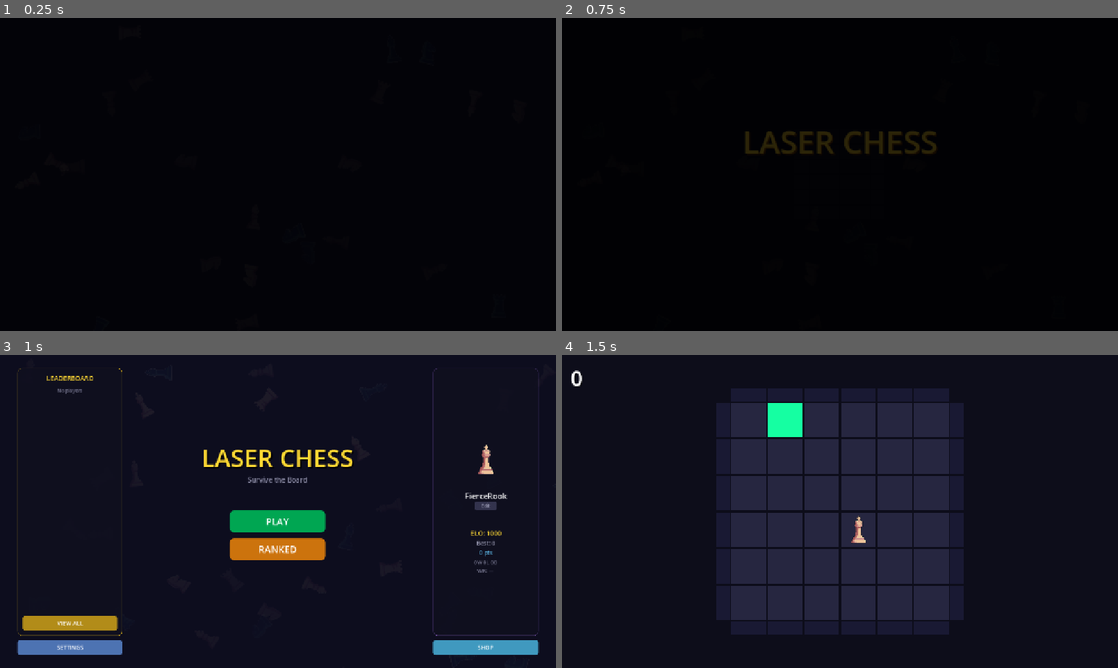
Above: before the commit, frames 1-4 (two rows, left to right).
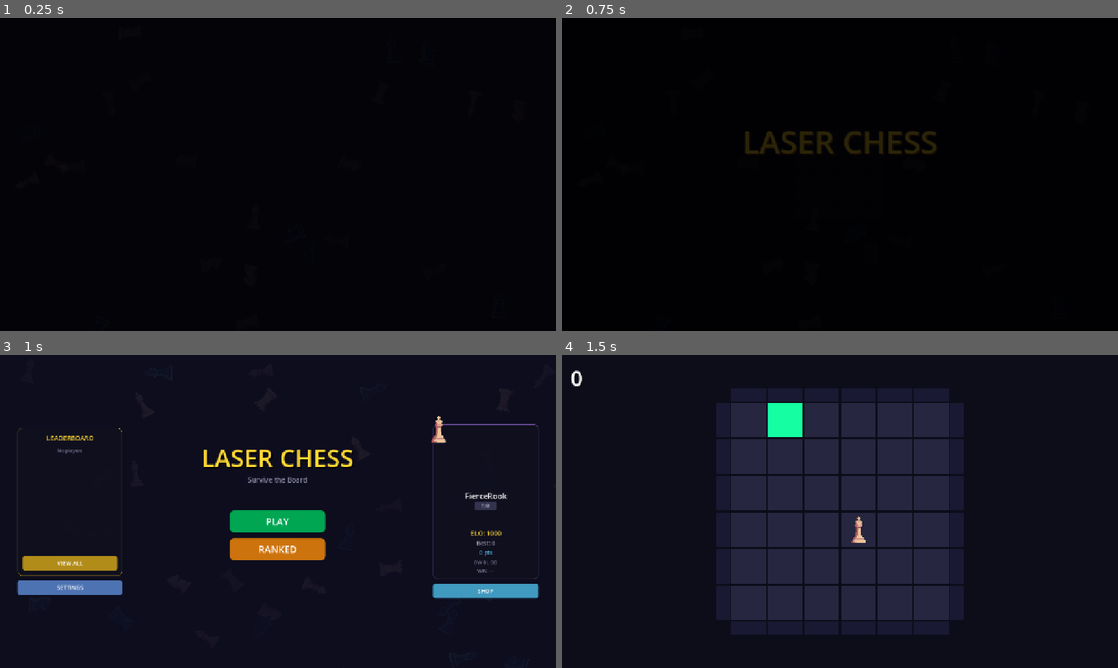
Above: after the commit, the same moments.

Repository: christophrrrrr/LaserChess
Game: Godot game, scene res://scenes/intro.tscn
Same seed, same stepped clock (60 frames per second), same inputs: the game is played once before the commit and once after it.
Inputs (mouse positions are in pixels of both pictures, inside the frame that each line leads up to):
- Up to frame 1 (0.25 s): no input
- Up to frame 2 (0.75 s): tap Enter at 0.5 s; move the mouse to (962, 158) at 0.52 s; hold D (move_right) from 0.53 s (still down); tap E at 0.6 s; click (962, 158) at 0.67 s
- Up to frame 3 (1 s): keep holding D (move_right)
- Up to frame 4 (1.5 s): release D (move_right) at 1.25 s; click "PLAY" at 1.25 s

Frames 1-2 are identical in both runs. In frame 3, 6.2% of the frame differs, in the area x 3-97%, y 4-96%; in frame 4, nothing differs.

Commit message:
test ranked match elo

Diff:
--- a/scripts/main_menu.gd
+++ b/scripts/main_menu.gd
@@ -30,7 +30,7 @@
 var points_label: Label
 var record_label: Label
 var winrate_label: Label
-var player_king_tex: TextureRect
+var player_preview_instance: Node2D  # Player scene instance for preview
 
 # --- Left column (leaderboard) ---
 var lb_content: VBoxContainer
@@ -52,9 +52,7 @@
 	shop_panel.visible = false
 	_update_profile_sidebar()
 	_load_mini_leaderboard()
-
-	# React to hat changes
-	PlayerData.hat_changed.connect(func(_h): _update_player_model())
+	# Player scene handles hat_changed signal internally
 
 func _load_piece_textures() -> void:
 	var paths = [
@@ -137,10 +135,11 @@
 func _build_left_column() -> VBoxContainer:
 	var col = VBoxContainer.new()
 	col.add_theme_constant_override("separation", 0)
-
-	# Leaderboard panel
+	col.alignment = BoxContainer.ALIGNMENT_CENTER  # Center content vertically
+
+	# Leaderboard panel (no longer SIZE_EXPAND_FILL to avoid stretching)
 	var lb_panel = PanelContainer.new()
-	lb_panel.size_flags_vertical = Control.SIZE_EXPAND_FILL
+	lb_panel.custom_minimum_size = Vector2(0, 340)  # Fixed height for the panel
 	var ps = StyleBoxFlat.new()
 	ps.bg_color = Color(0.06, 0.06, 0.12, 0.9)
 	ps.set_corner_radius_all(10)
@@ -263,10 +262,11 @@
 func _build_right_column() -> VBoxContainer:
 	var col = VBoxContainer.new()
 	col.add_theme_constant_override("separation", 0)
-
-	# Profile panel
+	col.alignment = BoxContainer.ALIGNMENT_CENTER  # Center content vertically
+
+	# Profile panel (no longer SIZE_EXPAND_FILL to avoid stretching)
 	var prof_panel = PanelContainer.new()
-	prof_panel.size_flags_vertical = Control.SIZE_EXPAND_FILL
+	prof_panel.custom_minimum_size = Vector2(0, 340)  # Fixed height for the panel
 	var ps = StyleBoxFlat.new()
 	ps.bg_color = Color(0.06, 0.06, 0.12, 0.9)
 	ps.set_corner_radius_all(10)
@@ -286,22 +286,11 @@
 	preview_container.custom_minimum_size = Vector2(0, 140)
 	prof_vbox.add_child(preview_container)
 
-	# Fixed-size container for king + hat
-	var model_holder = Control.new()
-	model_holder.custom_minimum_size = Vector2(90, 90)
-	model_holder.mouse_filter = Control.MOUSE_FILTER_IGNORE
-	preview_container.add_child(model_holder)
-
-	# King texture — centered at fixed position
-	player_king_tex = TextureRect.new()
-	player_king_tex.stretch_mode = TextureRect.STRETCH_KEEP_ASPECT_CENTERED
-	player_king_tex.custom_minimum_size = Vector2(70, 70)
-	player_king_tex.size = Vector2(70, 70)
-	player_king_tex.position = Vector2(10, 10)  # Centered in 90x90 holder
-	player_king_tex.mouse_filter = Control.MOUSE_FILTER_IGNORE
-	model_holder.add_child(player_king_tex)
-
-	# Hat texture — positioned relative to king
+	# Use actual Player scene for identical hat positioning as in-game
+	var player_scene = load("res://scenes/player.tscn")
+	player_preview_instance = player_scene.instantiate()
+	player_preview_instance.setup_for_menu_preview(80.0)  # 80px tile size for menu
+	preview_container.add_child(player_preview_instance)
 
 	# Player name
 	profile_name_label = Label.new()
@@ -354,12 +343,8 @@
 # =====================
 
 func _update_player_model() -> void:
-	# King texture
-	var king_path = GameSettings.get_player_king_texture()
-	if ResourceLoader.exists(king_path):
-		player_king_tex.texture = load(king_path)
-	else:
-		player_king_tex.texture = null
+	# Player scene instance handles hat display internally
+	pass
 
 func _update_profile_sidebar() -> void:
 	_update_player_model()
--- a/scripts/player.gd
+++ b/scripts/player.gd
@@ -21,6 +21,10 @@
 var king_texture: Texture2D
 var hat_node: Node2D = null
 
+# Menu preview mode (no game_board)
+var _menu_preview_mode: bool = false
+var _menu_tile_size: float = 64.0
+
 # Track keys pressed this frame for clean "just pressed" on raw keycodes
 var _keys_this_frame: Array = []
 
@@ -30,6 +34,10 @@
 const MOVE_REPEAT_RATE := 0.09     ## Time between repeated moves when held
 
 func _ready() -> void:
+	# Skip game_board setup if in menu preview mode
+	if _menu_preview_mode:
+		return
+
 	game_board = get_parent().get_node("GameBoard")
 	grid_size = game_board.grid_size
 
@@ -40,11 +48,21 @@
 	_create_hat()
 	PlayerData.hat_changed.connect(_on_hat_changed)
 
+## Call this BEFORE adding to tree to use player for menu preview display
+func setup_for_menu_preview(tile_size: float) -> void:
+	_menu_preview_mode = true
+	_menu_tile_size = tile_size
+	is_dead = true  # Disable input
+	_setup_visuals()
+	_create_hat()
+	PlayerData.hat_changed.connect(_on_hat_changed)
+
 func _setup_visuals() -> void:
 	king_texture = load(GameSettings.get_player_king_texture())
 
 	var tex_size = king_texture.get_size()
-	var target_size = game_board.tile_size * 0.8
+	var tile_size = _menu_tile_size if _menu_preview_mode else game_board.tile_size
+	var target_size = tile_size * 0.8
 	var scale_factor = target_size / max(tex_size.x, tex_size.y)
 
 	glow = Sprite2D.new()
@@ -116,7 +134,8 @@
 
 	# Scale (base fit to tile, then per-hat multiplier)
 	var tex_size := tex.get_size()
-	var target_size = game_board.tile_size * hat_base_scale
+	var tile_size = _menu_tile_size if _menu_preview_mode else game_board.tile_size
+	var target_size = tile_size * hat_base_scale
 	var scale_factor = target_size / max(tex_size.x, tex_size.y)
 	scale_factor *= scale_mul
 	hat_sprite.scale = Vector2(scale_factor, scale_factor)
--- a/scripts/ranked_match.gd
+++ b/scripts/ranked_match.gd
@@ -126,6 +126,8 @@
 	my_best_score = my_score
 	opponent_best_score = opp_score
 	PlayerData.apply_match_result(result, my_score, opp_score, opp_name, opp_elo_val, elo_change)
+	# Show results now that we have the actual ELO change from server
+	_show_results()
 
 func _on_opponent_disconnected(elo_change: int, my_score: int, opp_score: int,
 		opp_name: String, opp_elo_val: int, opp_pid: String) -> void:
@@ -545,11 +547,7 @@
 	hazard_spawner.spawn_timer.stop()
 	player.is_dead = true
 	NetworkManager.send_match_end(my_best_score)
-
-	await get_tree().create_timer(0.6).timeout
-	if not is_inside_tree():
-		return
-	_show_results()
+	# Results will be shown when _on_match_result is called by the server
 
 func _show_results() -> void:
 	_clear_result_content()
